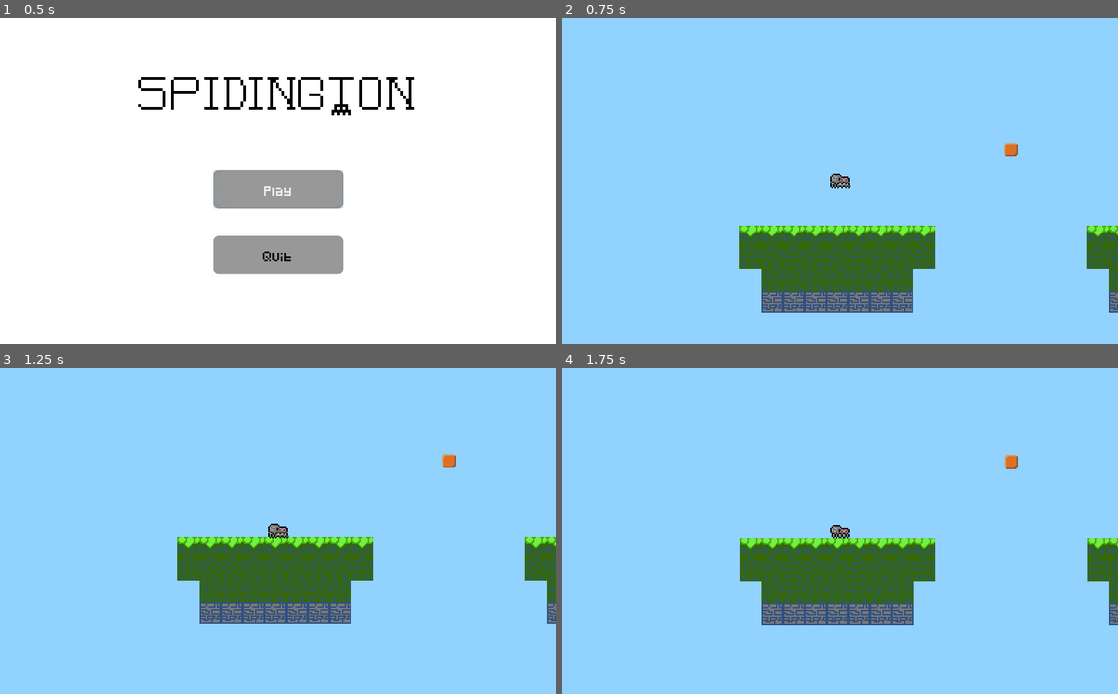
Above: before the commit, frames 1-4 (two rows, left to right).
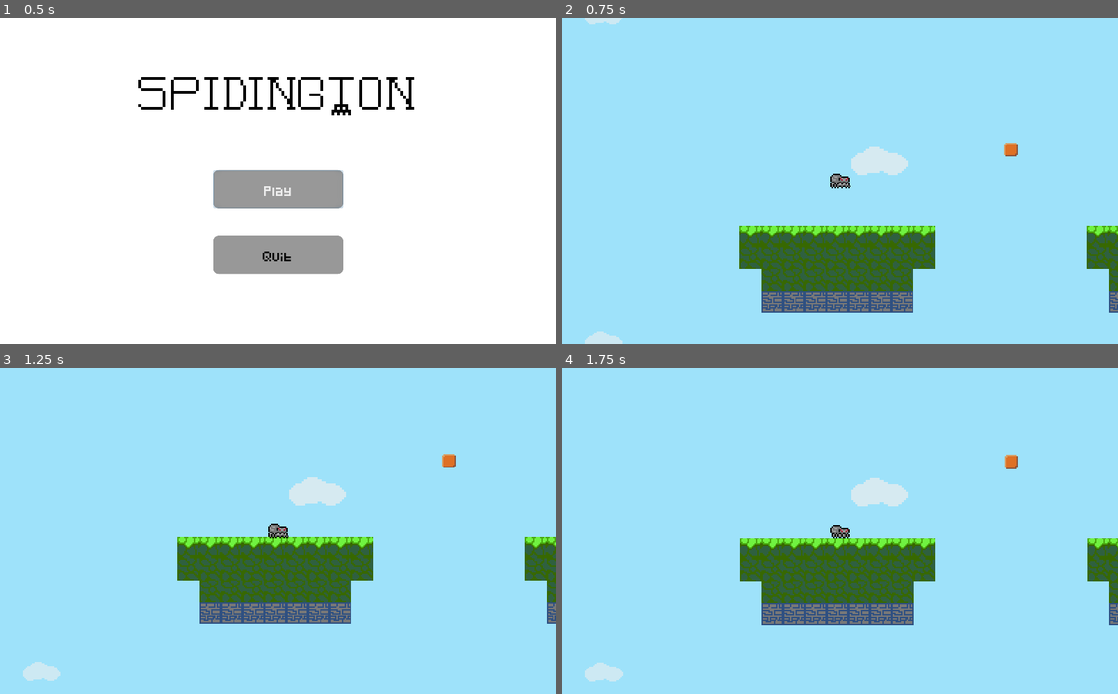
Above: after the commit, the same moments.

Repository: Tusentio/Spidington
Game: Godot game, scene res://Scenes/Menu/Menu.tscn
The game is run twice, just before and just after one commit, with the same random seed, the same clock (stepped at 60 frames per second) and the same inputs.
Inputs (mouse positions are in pixels of both pictures, inside the frame that each line leads up to):
- Up to frame 1 (0.5 s): no input
- Up to frame 2 (0.75 s): click "Play" at 0.5 s
- Up to frame 3 (1.25 s): no input
- Up to frame 4 (1.75 s): move the mouse to (962, 514) at 1.27 s; click (962, 514) at 1.35 s

Frame 1 is identical in both runs. In frame 2, 0.9% of the frame differs, in the area x 4-63%, y 0-100%; in frame 3, 0.9%; in frame 4, 0.9%, in the area x 4-63%, y 33-97%.

Commit message:
Add clouds

Diff:
--- a/Scenes/Game/Game.tscn
+++ b/Scenes/Game/Game.tscn
@@ -1,9 +1,10 @@
-[gd_scene load_steps=7 format=2]
+[gd_scene load_steps=8 format=2]
 
 [ext_resource path="res://Tilesets/Grass/GrassTileset.tres" type="TileSet" id=1]
 [ext_resource path="res://Scenes/Game/Game.gd" type="Script" id=2]
 [ext_resource path="res://Scenes/Player/Player.tscn" type="PackedScene" id=3]
 [ext_resource path="res://Tilesets/Hooks/HookMap.png" type="Texture" id=4]
+[ext_resource path="res://Scenes/Game/Cloud.png" type="Texture" id=5]
 
 [sub_resource type="ConvexPolygonShape2D" id=1]
 points = PoolVector2Array( 13, 13, 3, 13, 3, 3, 13, 3 )
@@ -56,3 +57,20 @@
 [node name="Camera" type="Camera2D" parent="Player"]
 current = true
 zoom = Vector2( 0.4, 0.4 )
+
+[node name="Background" type="ParallaxBackground" parent="."]
+
+[node name="CloudLayer" type="ParallaxLayer" parent="Background"]
+motion_scale = Vector2( 0.5, 0.5 )
+motion_mirroring = Vector2( 410, 240 )
+
+[node name="CloudBig" type="Sprite" parent="Background/CloudLayer"]
+self_modulate = Color( 1, 1, 1, 0.705882 )
+position = Vector2( 26.2004, -7.32933 )
+scale = Vector2( 1.5, 1.5 )
+texture = ExtResource( 5 )
+
+[node name="CloudSmall" type="Sprite" parent="Background/CloudLayer"]
+self_modulate = Color( 1, 1, 1, 0.588235 )
+position = Vector2( 232.94, 125.247 )
+texture = ExtResource( 5 )
--- a/project.godot
+++ b/project.godot
@@ -71,12 +71,12 @@
 
 [physics]
 
-common/enable_pause_aware_picking=true
 2d/physics_engine="GodotPhysics"
 2d/default_gravity=140
+common/enable_pause_aware_picking=true
 
 [rendering]
 
 threads/thread_model=2
-environment/default_clear_color=Color( 0.572549, 0.827451, 1, 1 )
+environment/default_clear_color=Color( 0.623529, 0.890196, 0.984314, 1 )
 environment/default_environment="res://default_env.tres"
Binary file added: Scenes/Game/Cloud.png
Not shown, added: Scenes/Game/Cloud.png.import
